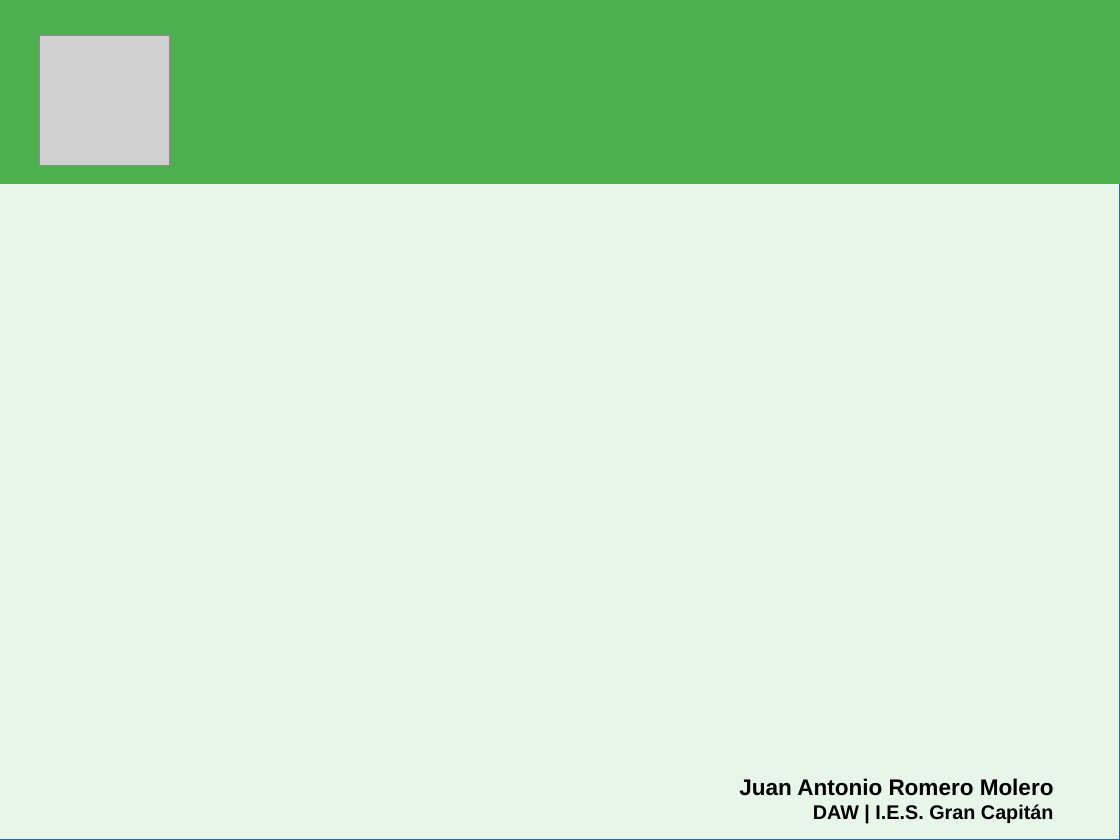
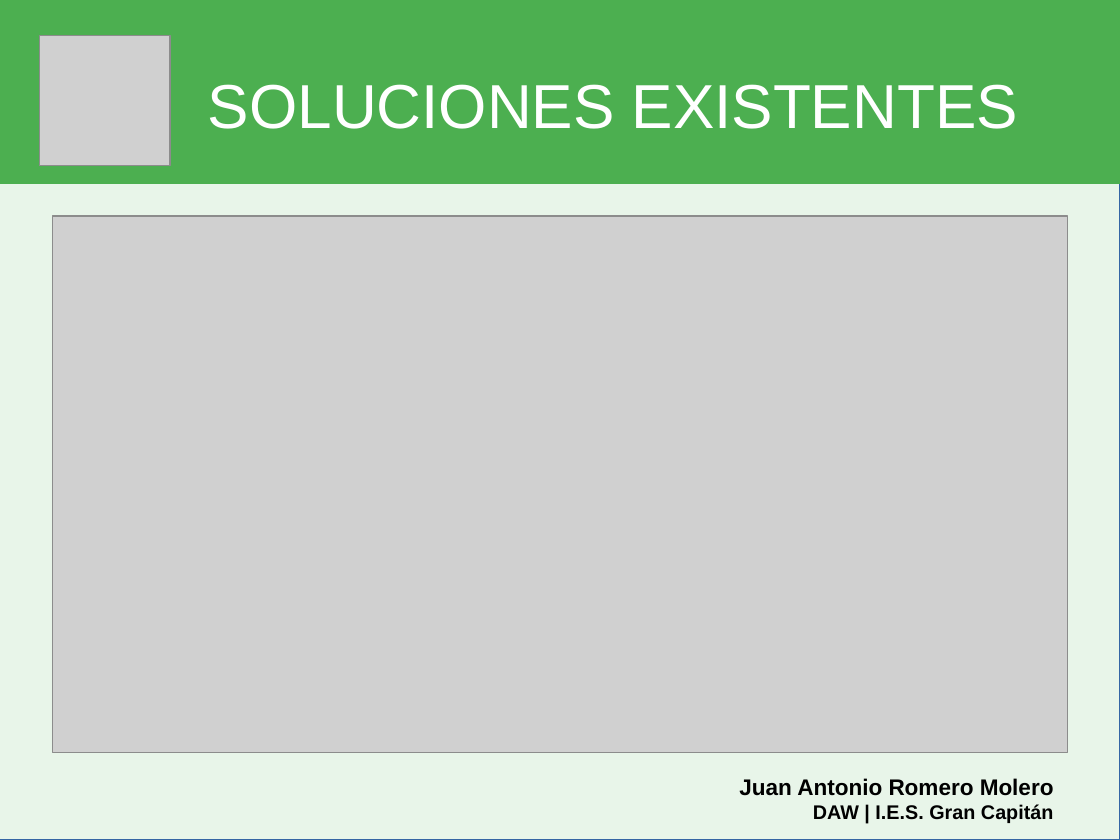
Before and after one commit to DptoInformaticaIESGranCapitan/JaRomero95-brisca-online, a slide deck: slide 7 of ppt/ppt.odp (slide 6 before the commit). Drawn at 1120x840 pixels with LibreOffice and Linux fonts; fonts in the diff are those of the drawing; grey boxes stand for pictures. Boxes give left, top, right and bottom in pixels: in the first picture for what was removed or moved away, otherwise in the second. Text is boxed around its words. In the diff, an @@ line names an element or a change of style, - is before the commit and + after.

```diff
--- a/ppt/ppt.odp
+++ b/ppt/ppt.odp
@@ title added at [208, 84, 1018, 129], 44 pt, text #FFFFFF @@
+SOLUCIONES EXISTENTES
@@ picture added at [52, 216, 1068, 753] @@
```
Also in this commit, not shown: 1 other slide changed, 3 slides added, 7 other files.
